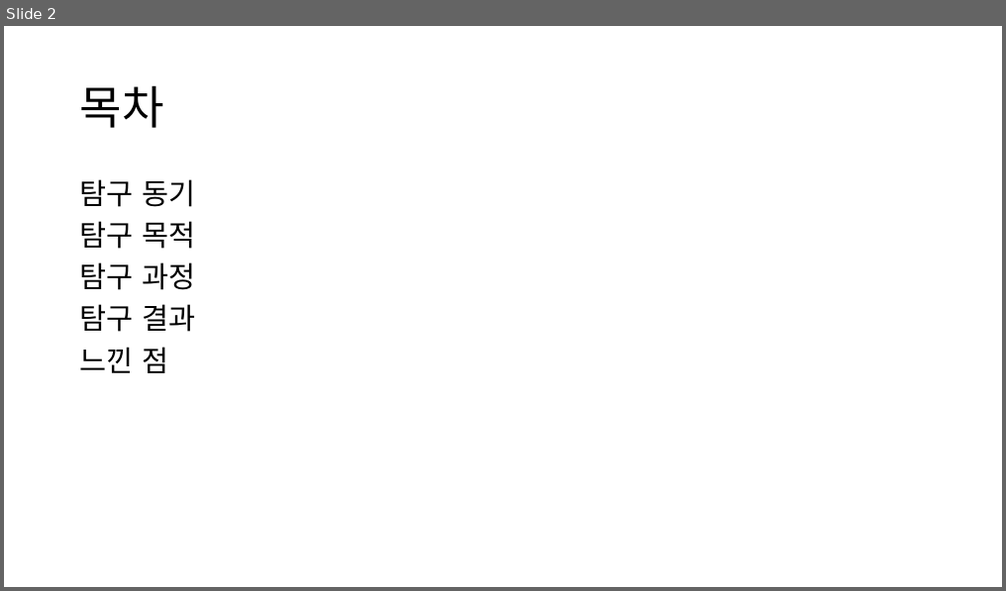
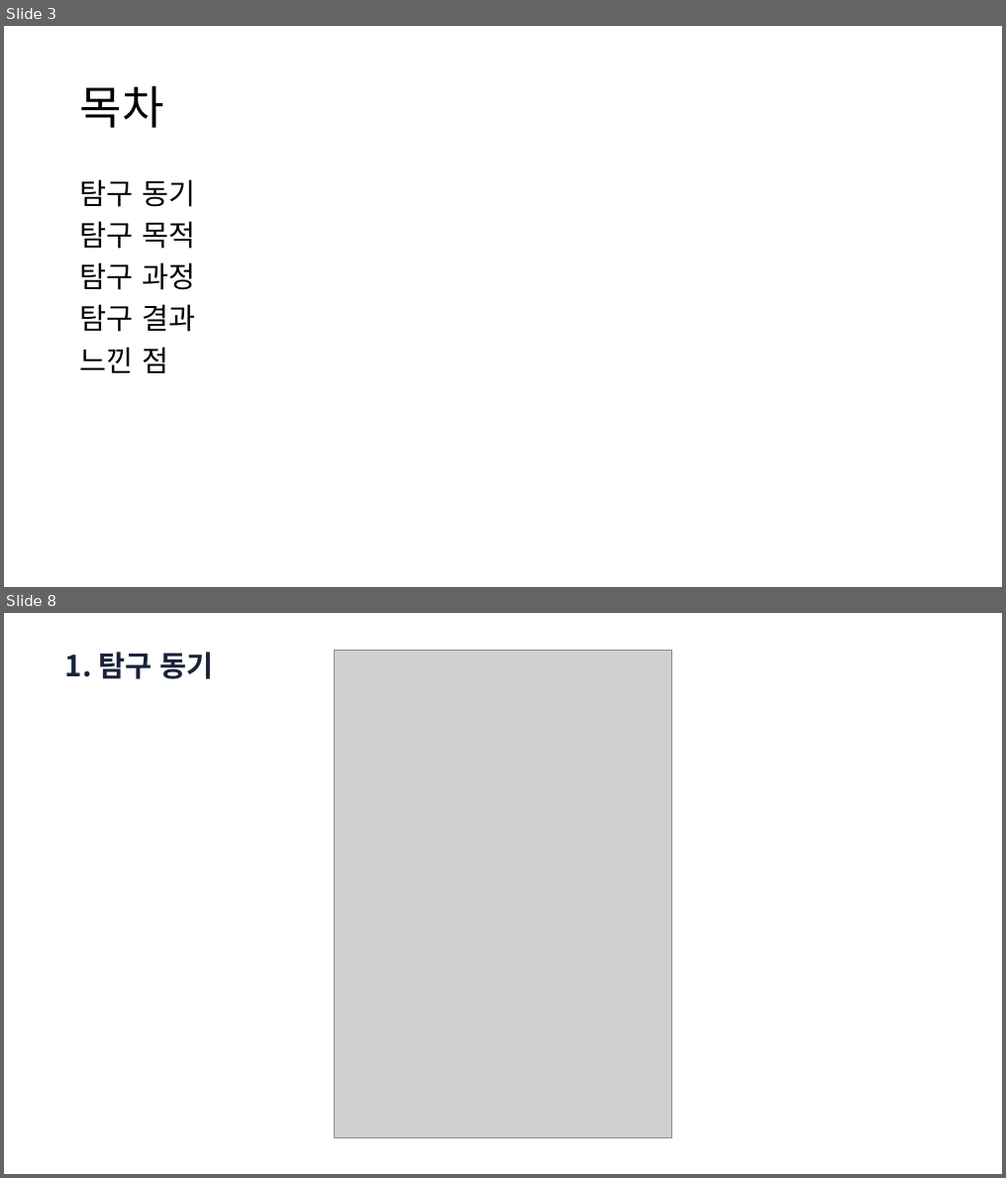
Before and after one commit to ohyunu525/KK-AI, a slide deck: Documents/보고서 파일.pptx. Shown one above the other, each under a label of ours: slide 2 before the commit, slides 3 and 8 after it; the slides between them are not shown. The pictures are 1006x591 and 1006x1178 pixels, drawn with LibreOffice and Linux fonts; fonts in the diff are those of the drawing; grey boxes stand for pictures. Boxes give left, top, right and bottom in pixels: in the first picture for what was removed or moved away, otherwise in the second. Text is boxed around its words. In the diff, an @@ line names an element or a change of style, - is before the commit and + after.

```diff
--- a/Documents/보고서 파일.pptx
+++ b/Documents/보고서 파일.pptx
@@ slide 8 added at [4, 613, 1002, 1174], background #FFFFFF @@
@@ text added at [65, 652, 214, 679], 28 pt, text #18233A, bold @@
+1. 탐구 동기
@@ picture added at [334, 650, 672, 1138] @@
@@ what was slide 2 is now slide 3 @@
```
Also in this commit, not shown: 4 slides changed, 11 other slides added, 1 slide removed, 2 other files.
